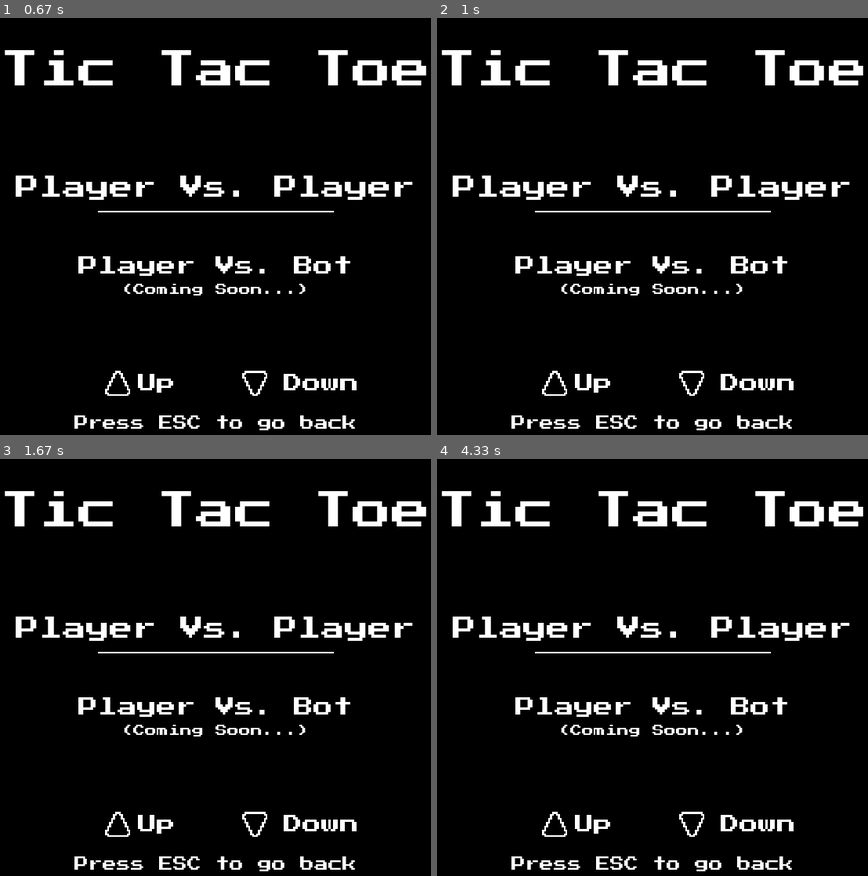
Above: before the commit, frames 1-4 (two rows, left to right).
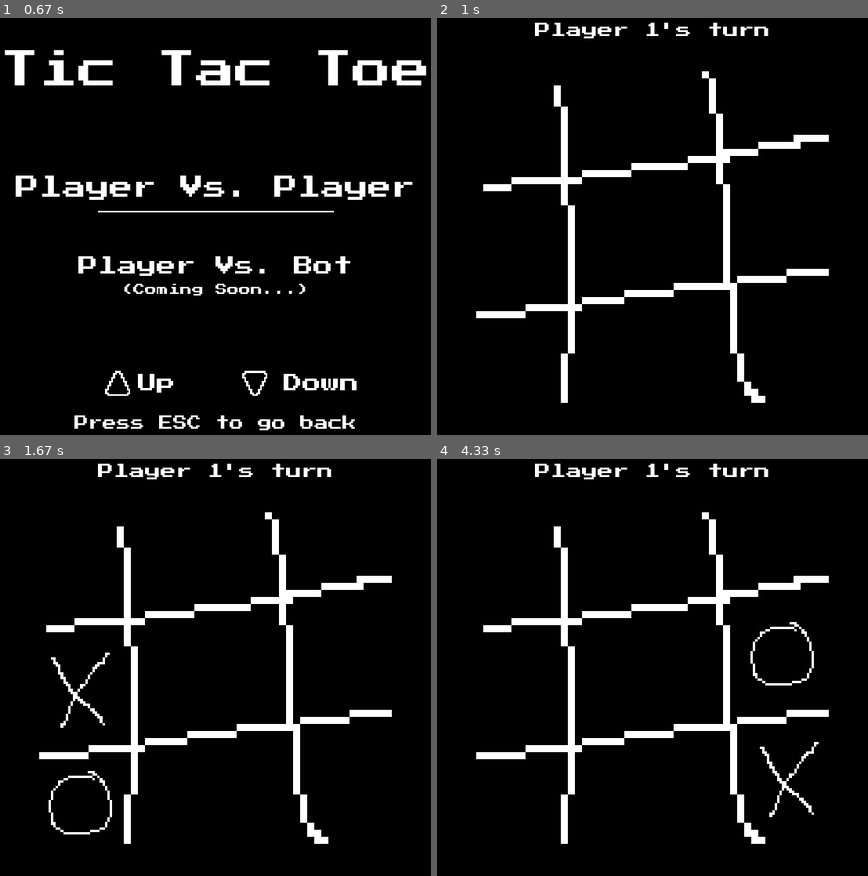
Above: after the commit, the same moments.

Repository: mayankkanti/tictactoe-pygame
Game: pygame game, started from src/main.py
The game is run twice, just before and just after one commit, with the same random seed, the same clock (stepped at 60 frames per second) and the same inputs.
Inputs (mouse positions are in pixels of both pictures, inside the frame that each line leads up to):
- Up to frame 1 (0.67 s): tap Enter at 0.33 s
- Up to frame 2 (1 s): tap Enter at 0.67 s
- Up to frame 3 (1.67 s): click (103, 671) at 1.05 s; click (68, 780) at 1.38 s
- Up to frame 4 (4.33 s): hold Esc 1.67-1.97 s; hold Esc 2-2.3 s; hold Up 2-2.3 s; tap Enter at 2.33, 3.48 s; hold Down 3-3.3 s; hold Up 3.33-3.7 s; click (773, 742) at 3.78 s; click (747, 629) at 4.12 s

Frame 1 is identical in both runs. In frame 2, 13% of the frame differs, in the area x 1-99%, y 1-99%; in frame 3, 13%; in frame 4, 13%.

Commit message:
tictactoe update: finished pvp mode and end screen

Diff:
--- /dev/null
+++ b/src/game_states/end_screen.py
@@ -0,0 +1,33 @@
+import pygame
+def end(screen, clock, result):
+    while True:
+        for event in pygame.event.get():
+            if event.type == pygame.QUIT:
+                pygame.quit()
+                quit()
+            if event.type == pygame.KEYDOWN:
+                if event.key == pygame.K_ESCAPE:
+                    return "main_menu"
+        screen.fill((0, 0, 0))
+        if result == 'draw':
+            font = pygame.font.Font("../tictactoe-pygame/src/assets/fonts/PressStart2P.ttf", 20)
+            title_text = font.render("It's a draw!", True, (255, 255, 255))
+            title_rect = title_text.get_rect(center=(300, 50))
+            screen.blit(title_text, title_rect)
+        else:
+            if result == 'X':
+                font = pygame.font.Font("../tictactoe-pygame/src/assets/fonts/PressStart2P.ttf", 20)
+                title_text = font.render("Player 1 wins!", True, (255, 255, 255))
+                title_rect = title_text.get_rect(center=(300, 50))
+                screen.blit(title_text, title_rect)
+            else:
+                font = pygame.font.Font("../tictactoe-pygame/src/assets/fonts/PressStart2P.ttf", 20)
+                title_text = font.render("Player 2 wins!", True, (255, 255, 255))
+                title_rect = title_text.get_rect(center=(300, 50))
+                screen.blit(title_text, title_rect)
+        font = pygame.font.Font("../tictactoe-pygame/src/assets/fonts/PressStart2P.ttf", 20)
+        title_text = font.render("Press 'ESC' to go back!", True, (255, 255, 255))
+        title_rect = title_text.get_rect(center=(300, 100))
+        screen.blit(title_text, title_rect)
+        pygame.display.update()
+        clock.tick(60)
--- a/src/game_states/main_menu.py
+++ b/src/game_states/main_menu.py
@@ -23,6 +23,7 @@
 def main_menu(screen, clock):
     tilted_alpha = 255
     alpha_direction = -1
+    select = pygame.mixer.Sound("../tictactoe-pygame/src/assets/sounds/select.mp3")
     while True:
         for event in pygame.event.get():
             if event.type == pygame.QUIT:
@@ -30,6 +31,7 @@
                 quit()
             if event.type == pygame.KEYDOWN:
                 if event.key == pygame.K_RETURN:
+                    select.play()
                     return "game_select"
 
         tilted_alpha += alpha_direction * 5
--- /dev/null
+++ b/src/game_states/pvb.py
@@ -0,0 +1,36 @@
+import pygame
+
+def pvb(screen, clock):
+    while True:
+        for event in pygame.event.get():
+            if event.type == pygame.QUIT:
+                pygame.quit()
+                quit()
+            if event.type == pygame.KEYDOWN:
+                if event.key == pygame.K_ESCAPE:
+                    return "game_select"
+
+        screen.fill((0, 0, 0))
+        font = pygame.font.Font("../tictactoe-pygame/src/assets/fonts/PressStart2P.ttf", 50)
+        title_text = font.render("PvB", True, (255, 255, 255))
+        title_rect = title_text.get_rect(center=(300, 100))
+        screen.blit(title_text, title_rect)
+
+        font = pygame.font.Font("../tictactoe-pygame/src/assets/fonts/PressStart2P.ttf", 35)
+        title_text = font.render("Player Vs Bot", True, (255, 255, 255))
+        title_rect = title_text.get_rect(center=(300, 150))
+        screen.blit(title_text, title_rect)
+
+        font = pygame.font.Font("../tictactoe-pygame/src/assets/fonts/PressStart2P.ttf", 20)
+        subtitle_text = font.render("Coming Soon...!", True, (255, 255, 255))
+        subtitle_rect = subtitle_text.get_rect(center=(300, 300))
+        screen.blit(subtitle_text, subtitle_rect)
+
+        font = pygame.font.Font("../tictactoe-pygame/src/assets/fonts/PressStart2P.ttf", 18)
+        back_text = font.render("Press ESC to go back", True, (255, 255, 255))
+        back_rect = back_text.get_rect(center=(300, 500))
+        screen.blit(back_text, back_rect)
+
+
+        pygame.display.update()
+        clock.tick(60)
--- /dev/null
+++ b/src/game_states/pvp.py
@@ -0,0 +1,115 @@
+import pygame
+import numpy as np
+from .end_screen import end
+
+def draw_board(screen):
+    board_img = pygame.image.load("../tictactoe-pygame/src/assets/images/board.png")
+    board_img = pygame.transform.scale(board_img, (450, 450))
+    board_rect = board_img.get_rect(center=(300, 300))
+    screen.blit(board_img, board_rect)
+
+def draw_moves(screen, board, cell_boundaries):
+    for row in range(3):
+        for col in range(3):
+            if board[row][col] is not None:
+                center_x = (cell_boundaries[row][col][0] + cell_boundaries[row][col][2])// 2
+                center_y = (cell_boundaries[row][col][1] + cell_boundaries[row][col][3])// 2
+                if board[row][col] == "X":
+                    x_img = pygame.image.load("../tictactoe-pygame/src/assets/images/cross.png")
+                    x_img = pygame.transform.scale(x_img, (100, 100))
+                    x_rect = x_img.get_rect(center=(center_x, center_y))
+                    screen.blit(x_img, x_rect)
+                elif board[row][col] == "O":
+                    o_img = pygame.image.load("../tictactoe-pygame/src/assets/images/circle.png")
+                    o_img = pygame.transform.scale(o_img, (100, 100))
+                    o_rect = o_img.get_rect(center=(center_x, center_y))
+                    screen.blit(o_img, o_rect)
+
+
+
+def check_winner(board):
+    # returns the winner else None
+    # checks rows
+    for row in range(3):
+        if board[row][0] == board[row][1] == board[row][2] and board[row][0] is not None:
+            return board[row][0]
+    # checks columns
+    for col in range(3):
+        if board[0][col] == board[1][col] == board[2][col] and board[0][col] is not None:
+            return board[0][col]
+    # checks diagonals
+    if board[0][0] == board[1][1] == board[2][2] and board[0][0] is not None:
+        return board[0][0]
+    if board[0][2] == board[1][1] == board[2][0] and board[0][2] is not None:
+        return board[0][2]
+    # checks for draw
+    if np.all(board != None):
+        return "draw"
+    return None
+
+def pvp(screen, clock):
+    cell_boundaries = [
+    [(75, 125, 181, 234), (186, 114, 378, 211), (387, 100, 525, 197)],
+    [(64, 263, 191, 392), (194, 244, 388, 370), (395, 211, 535, 353)],
+    [(64, 424, 191, 520), (200, 405, 406, 518), (406, 372, 543, 510)]
+    ]
+
+    turn = 0 # even turns are player1 and odd turns are player2
+    board = np.full((3, 3), None)
+    print(board)
+
+    select = pygame.mixer.Sound("../tictactoe-pygame/src/assets/sounds/select1.wav")
+    while True:
+        for event in pygame.event.get():
+            if event.type == pygame.QUIT:
+                pygame.quit()
+                quit()
+            if event.type == pygame.KEYDOWN:
+                if event.key == pygame.K_ESCAPE:
+                    return "game_select"
+            if event.type == pygame.MOUSEBUTTONDOWN:
+                if event.button == 1:
+                    print(event.pos)
+            if event.type == pygame.MOUSEBUTTONDOWN:
+                mouseX = event.pos[0]  # x
+                mouseY = event.pos[1]  # y
+
+                # Determine clicked cell
+                clicked_row, clicked_col = None, None
+                for row in range(3):
+                    for col in range(3):
+                        if cell_boundaries[row][col][0] <= mouseX <= cell_boundaries[row][col][2] and \
+                        cell_boundaries[row][col][1] <= mouseY <= cell_boundaries[row][col][3]:
+                            clicked_row, clicked_col = row, col
+                            print(f"Col: {clicked_col} Row: {clicked_row}")
+                if clicked_row is not None and clicked_col is not None:
+                    if board[clicked_row][clicked_col] is None:
+                        if turn % 2 == 0:
+                            board[clicked_row][clicked_col] = "X"
+                        else:
+                            board[clicked_row][clicked_col] = "O"
+                        turn += 1
+                        select.play()
+                        print(board)
+
+
+        screen.fill((0, 0, 0))
+        if turn % 2 == 0:
+            font = pygame.font.Font("../tictactoe-pygame/src/assets/fonts/PressStart2P.ttf", 20)
+            title_text = font.render("Player 1's turn", True, (255, 255, 255))
+            title_rect = title_text.get_rect(center=(300, 50))
+            screen.blit(title_text, title_rect)
+        else:
+            font = pygame.font.Font("../tictactoe-pygame/src/assets/fonts/PressStart2P.ttf", 20)
+            title_text = font.render("Player 2's turn", True, (255, 255, 255))
+            title_rect = title_text.get_rect(center=(300, 50))
+            screen.blit(title_text, title_rect)
+        draw_board(screen)
+        draw_moves(screen, board, cell_boundaries)
+        if check_winner(board) is not None:
+            game_state = end(screen, clock, check_winner(board))
+            return game_state
+
+        pygame.display.flip()
+        pygame.display.update()
+        clock.tick(60)
--- a/src/main.py
+++ b/src/main.py
@@ -4,8 +4,11 @@
 from utils import clock
 from game_states.main_menu import main_menu
 from game_states.game_select import game_select
+from game_states.pvp import pvp
+from game_states.pvb import pvb
 
 pygame.init()
+pygame.mixer.init()
 
 height = 600
 width = 600
@@ -13,16 +16,18 @@
 pygame.display.set_caption("Tic Tac Toe")
 
 game_state = "main_menu"
-
-
+bgm = pygame.mixer.Sound("../tictactoe-pygame/src/assets/sounds/bgm.mp3")
+bgm.play(loops=-1)
 while True:
     for event in pygame.event.get():
         if event.type == pygame.QUIT:
             pygame.quit()
             quit()
-
     if game_state == "main_menu":
         game_state = main_menu(screen, clock)
-        print("Leaving main menu")
     if game_state == "game_select":
         game_state = game_select(screen, clock)
+    if game_state == "PvP":
+        game_state = pvp(screen, clock)
+    if game_state ==  "PvB":
+        game_state = pvb(screen, clock)
Not shown, changed: README.md
Binary file added: src/assets/images/board.png
Binary file added: src/assets/images/circle.png
Binary file added: src/assets/images/cross.png
Not shown, added: src/assets/sounds/bgm.mp3
Not shown, added: src/assets/sounds/select.mp3
Not shown, added: src/assets/sounds/select1.wav
